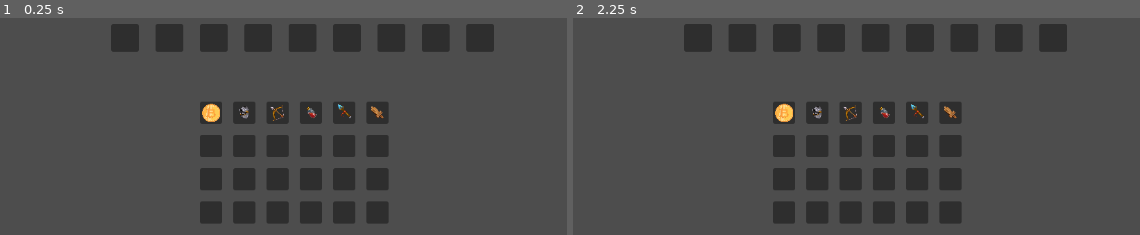
Above: before the commit, frames 1-2 (left to right).
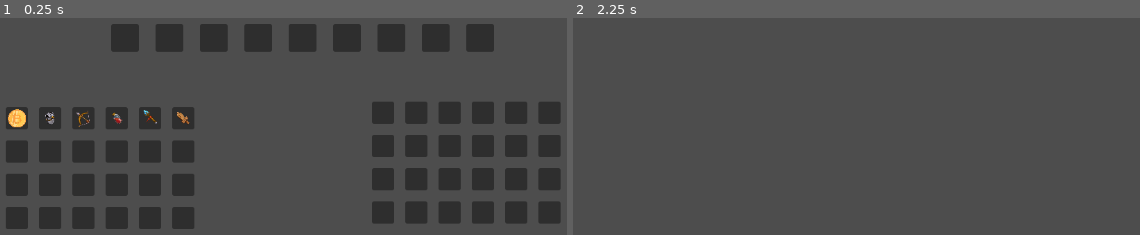
Above: after the commit, the same moments.

Repository: HuskyGameDev/2025s-team8
Game: Godot game, scene res://inventory/temp art/node_2d.tscn
Two runs of this game, one before a commit and one after it. Both use one fixed random seed, a clock stepped at 60 frames per second and the inputs below.
Inputs:
- Up to frame 1 (0.25 s): no input
- Up to frame 2 (2.25 s): tap Enter at 0.5, 2 s; tap E at 0.6, 1.35, 2.1 s; tap Space at 1.25 s

The runs differ from the first frame. In frame 1, 25% of the frame differs, in the area x 1-99%, y 38-98%; in frame 2, 15%.

Commit message:
Visibility and chests
Created a function that allows for the inventory to be shown/hidden on a key press. Also started on trying to create a system for the chests with possible random loot.

Diff:
--- /dev/null
+++ b/chest_inv.gd
@@ -0,0 +1,32 @@
+extends Control
+
+#Will need way for player to interact so that it shows on screen
+#but this can be worried about a bit later, will also need to be able to differentiate
+#between different chests
+
+var pos_items := [
+	#Add items that can appear in chest
+	"res://inventory/items/staff.tres",
+	"res://inventory/items/sword.tres",
+	"res://inventory/items/potion.tres"
+]
+
+var rand = RandomNumberGenerator.new()
+
+# Called when the node enters the scene tree for the first time.
+func _ready() -> void:
+	#Should create different seed on each run
+	rand.randomize()
+
+	#Creates the amount of space in the chest
+	for i in 24:
+		var slot := InventorySlot.new()
+		slot.init(ItemData.Type.MAIN, Vector2(32, 32))
+		%Chest.add_child(slot)
+	#This will most likely change, should fill chest randomly on each run
+	#Will need way to tie rarity to the rand nums so that higher rarity = less spawn chance
+	for i in pos_items.size():
+		#var item = InventoryItem.new(null)
+		#item._init(load(pos_items[i]))
+		#%Chest.get_child(i).add_child(item)
+		print(rand.randi_range(1, 100))
--- a/inventory/items/armor.tres
+++ b/inventory/items/armor.tres
@@ -9,5 +9,6 @@
 name = "Armor"
 damage = 0
 defense = 10
+rarity = 0
 description = "A base set of armor. It isn't much but it will get the job done!"
 texture = ExtResource("2_a4ryd")
--- a/inventory/items/bow.tres
+++ b/inventory/items/bow.tres
@@ -9,5 +9,6 @@
 name = "Bow"
 damage = 8
 defense = 0
+rarity = 1
 description = "A basic bow. It looks fairly weathered."
 texture = ExtResource("2_k41ur")
--- a/inventory/items/potion.tres
+++ b/inventory/items/potion.tres
@@ -9,5 +9,6 @@
 name = "Potion"
 damage = 0
 defense = 0
+rarity = 3
 description = "This is a potion! It has no effect!"
 texture = ExtResource("2_g8bfk")
--- a/inventory/items/staff.tres
+++ b/inventory/items/staff.tres
@@ -9,5 +9,6 @@
 name = "Staff"
 damage = 7
 defense = 0
+rarity = 2
 description = "A magical staff! I wonder what you can do with this."
 texture = ExtResource("2_jro1y")
--- a/inventory/items/sword.tres
+++ b/inventory/items/sword.tres
@@ -9,5 +9,6 @@
 name = "Sword"
 damage = 5
 defense = 0
+rarity = 2
 description = "A wooden sword! It's not much, but it's something."
 texture = ExtResource("2_w5phf")
--- a/inventory/temp art/node_2d.tscn
+++ b/inventory/temp art/node_2d.tscn
@@ -1,7 +1,8 @@
-[gd_scene load_steps=3 format=3 uid="uid://h65kwo5pyyxy"]
+[gd_scene load_steps=4 format=3 uid="uid://h65kwo5pyyxy"]
 
 [ext_resource type="Script" path="res://scripts/inventory_slot.gd" id="1_at884"]
-[ext_resource type="Script" path="res://scripts/inventory.gd" id="2_cbjcl"]
+[ext_resource type="Script" path="res://scripts/player_inv.gd" id="2_cbjcl"]
+[ext_resource type="Script" path="res://chest_inv.gd" id="3_1h4fo"]
 
 [node name="Control" type="Control"]
 layout_mode = 3
@@ -95,11 +96,23 @@
 [node name="Grid" type="GridContainer" parent="."]
 unique_name_in_owner = true
 layout_mode = 0
-offset_left = 320.0
+offset_left = 40.0
+offset_top = 312.0
+offset_right = 456.0
+offset_bottom = 544.0
+theme_override_constants/h_separation = 16
+theme_override_constants/v_separation = 16
+columns = 6
+script = ExtResource("2_cbjcl")
+
+[node name="Chest" type="GridContainer" parent="."]
+unique_name_in_owner = true
+layout_mode = 0
+offset_left = 568.0
 offset_top = 304.0
-offset_right = 736.0
+offset_right = 1008.0
 offset_bottom = 536.0
 theme_override_constants/h_separation = 16
 theme_override_constants/v_separation = 16
 columns = 6
-script = ExtResource("2_cbjcl")
+script = ExtResource("3_1h4fo")
--- a/scripts/inventory_slot.gd
+++ b/scripts/inventory_slot.gd
@@ -2,6 +2,7 @@
 extends PanelContainer
 
 @export var type: ItemData.Type
+var shown: bool = true
 
 func init(t: ItemData.Type, vec: Vector2) -> void:
 	type = t
@@ -35,3 +36,16 @@
 		#again decreas player stats
 		var tempForNoErrors
 	data.reparent(self)
+
+#Most likely a temp function but allows for the inventory to have its visibility changed
+func _input(event):
+	if event is InputEventKey and event.is_released():
+		if event.keycode == KEY_E:
+			if shown:
+				hide()
+				shown = false
+				print("Here")
+			else:
+				show()
+				shown = true
+				print("Not here")
--- a/scripts/item_data.gd
+++ b/scripts/item_data.gd
@@ -2,10 +2,12 @@
 extends Resource
 
 enum Type {ARMOR, WEAPON, RANDOM, MAIN}
+enum Rarity {Common, Uncommon, Rare, Legendary}
 
 @export var type: Type
 @export var name: String
 @export var damage: int
 @export var defense: int
+@export var rarity: Rarity
 @export_multiline var description: String
 @export var texture: Texture2D
--- a/scripts/inventory.gd
+++ b/scripts/player_inv.gd
@@ -16,7 +16,6 @@
 		slot.init(ItemData.Type.MAIN, Vector2(32, 32))
 		%Grid.add_child(slot)
 	for i in items_to_load.size():
-		#Needs data to be passed to it, needs fix
 		var item = InventoryItem.new(null)
 		item._init(load(items_to_load[i]))
 		%Grid.get_child(i).add_child(item)
